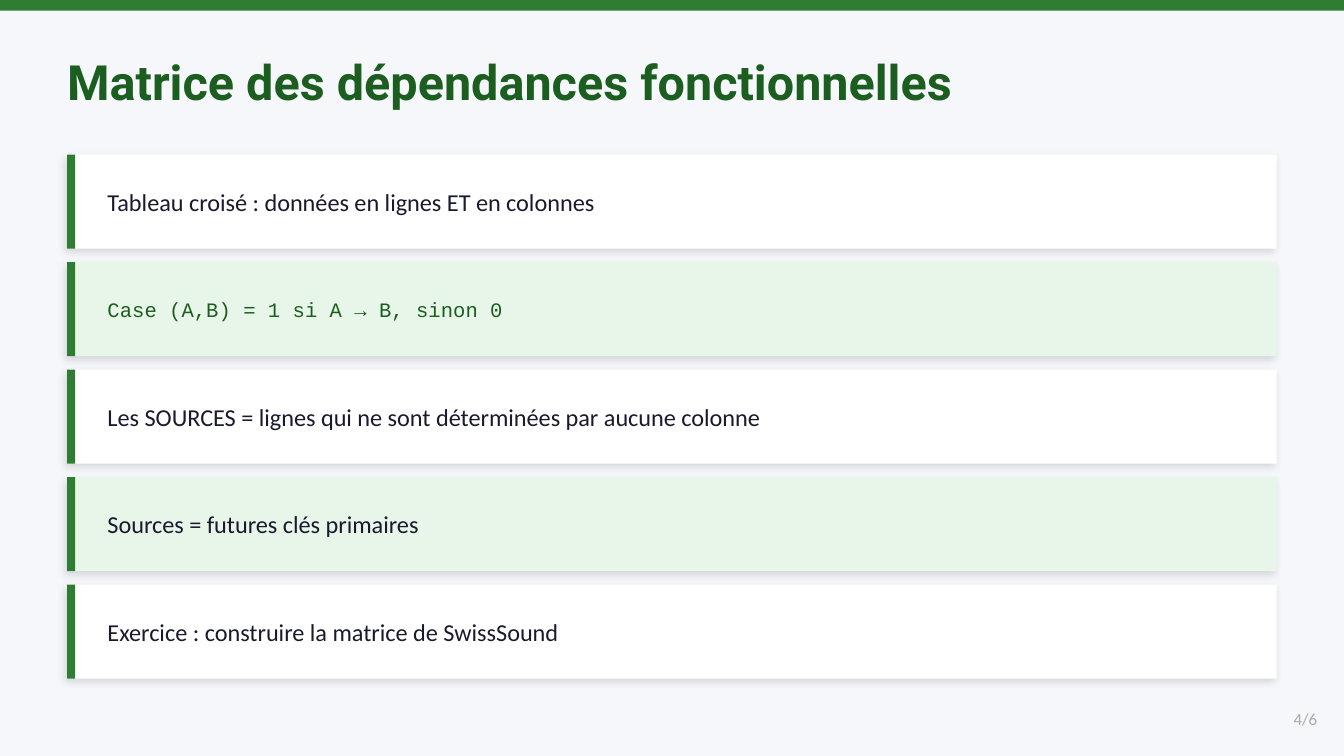
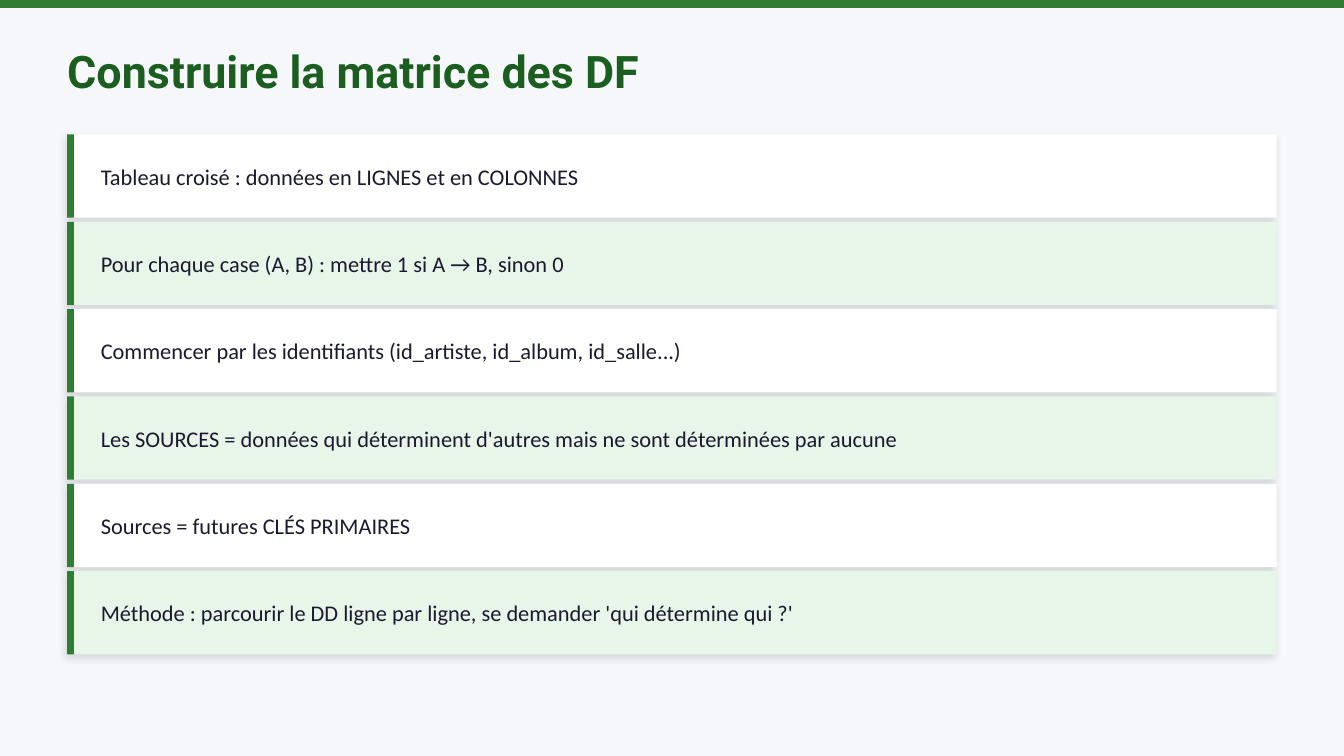
Before and after one commit to mbiTati/unit4_gamifie, a slide deck: slide 4 of pptx/Module04_Dépendances_fonctionnelles.pptx. Drawn at 1344x756 pixels with LibreOffice and Linux fonts; fonts in the diff are those of the drawing. Boxes give left, top, right and bottom in pixels: in the first picture for what was removed or moved away, otherwise in the second. Text is boxed around its words. In the diff, an @@ line names an element or a change of style, - is before the commit and + after.

```diff
--- a/pptx/Module04_Dépendances_fonctionnelles.pptx
+++ b/pptx/Module04_Dépendances_fonctionnelles.pptx
@@ text at box(67, 54, 639, 89): text changed; size 26 to 24 pt @@
-Matrice des dépendances fonctionnelles
+Construire la matrice des DF
@@ rectangle: place and size @@
-rectangle at box(67, 155, 1277, 249)
+rectangle at box(67, 134, 1277, 218)
@@ rectangle: place and size @@
-rectangle at box(67, 155, 75, 249)
+rectangle at box(67, 134, 74, 218)
@@ text at box(101, 169, 578, 185): text changed; size 13 to 12 pt @@
-Tableau croisé : données en lignes ET en colonnes
+Tableau croisé : données en LIGNES et en COLONNES
@@ rectangle: place and size @@
-rectangle at box(67, 262, 1277, 356)
+rectangle at box(67, 222, 1277, 305)
@@ rectangle: place and size @@
-rectangle at box(67, 262, 75, 356)
+rectangle at box(67, 222, 74, 305)
@@ text at box(101, 256, 563, 276): text changed; size 11 to 12 pt; font Courier New to Calibri; text colour #1B5E20 to #1A1A2E @@
-Case (A,B) = 1 si A → B, sinon 0
+Pour chaque case (A, B) : mettre 1 si A → B, sinon 0
@@ rectangle: place and size @@
-rectangle at box(67, 370, 1277, 464)
+rectangle at box(67, 309, 1277, 392)
@@ rectangle: place and size @@
-rectangle at box(67, 370, 75, 464)
+rectangle at box(67, 309, 74, 392)
@@ text added at box(101, 343, 681, 363), 12 pt, text #1A1A2E @@
+Commencer par les identifiants (id_artiste, id_album, id_salle...)
@@ rectangle: place and size @@
-rectangle at box(67, 477, 1277, 571)
+rectangle at box(67, 396, 1277, 480)
@@ rectangle: place and size @@
-rectangle at box(67, 477, 75, 571)
+rectangle at box(67, 396, 74, 480)
@@ text at box(101, 431, 897, 451): text changed; size 13 to 12 pt @@
-Les SOURCES = lignes qui ne sont déterminées par aucune colonne
+Les SOURCES = données qui déterminent d'autres mais ne sont déterminées par aucune
@@ rectangle: place and size @@
-rectangle at box(67, 585, 1277, 679)
+rectangle at box(67, 484, 1277, 567)
@@ rectangle: place and size @@
-rectangle at box(67, 585, 75, 679)
+rectangle at box(67, 484, 74, 567)
@@ text at box(101, 515, 410, 534): text changed; size 13 to 12 pt @@
-Sources = futures clés primaires
+Sources = futures CLÉS PRIMAIRES
@@ rectangle added at box(67, 571, 1277, 655), fill #E8F5E9 @@
@@ rectangle added at box(67, 571, 74, 655), fill #2E7D32 @@
@@ text added at box(101, 605, 773, 625), 12 pt, text #1A1A2E @@
+Méthode : parcourir le DD ligne par ligne, se demander 'qui détermine qui ?'
@@ text removed at box(107, 624, 558, 641) @@
-Exercice : construire la matrice de SwissSound
@@ text removed at box(1294, 714, 1317, 726) @@
-4/6
```
Also in this commit, not shown: 1 other slide changed, 8 slides added, 5 slides removed, 18 other files.
